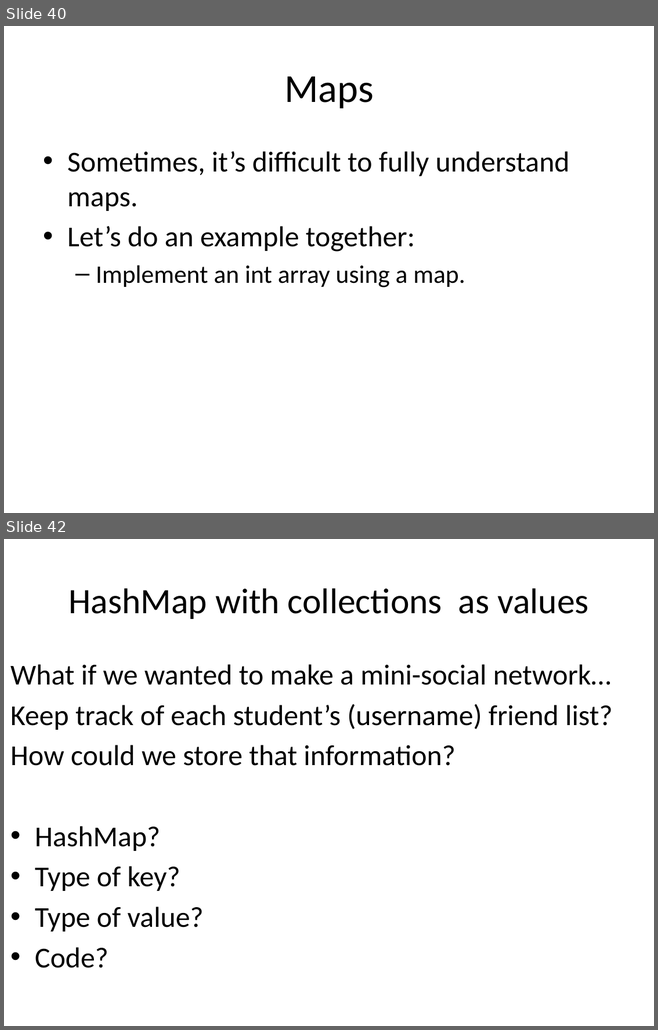
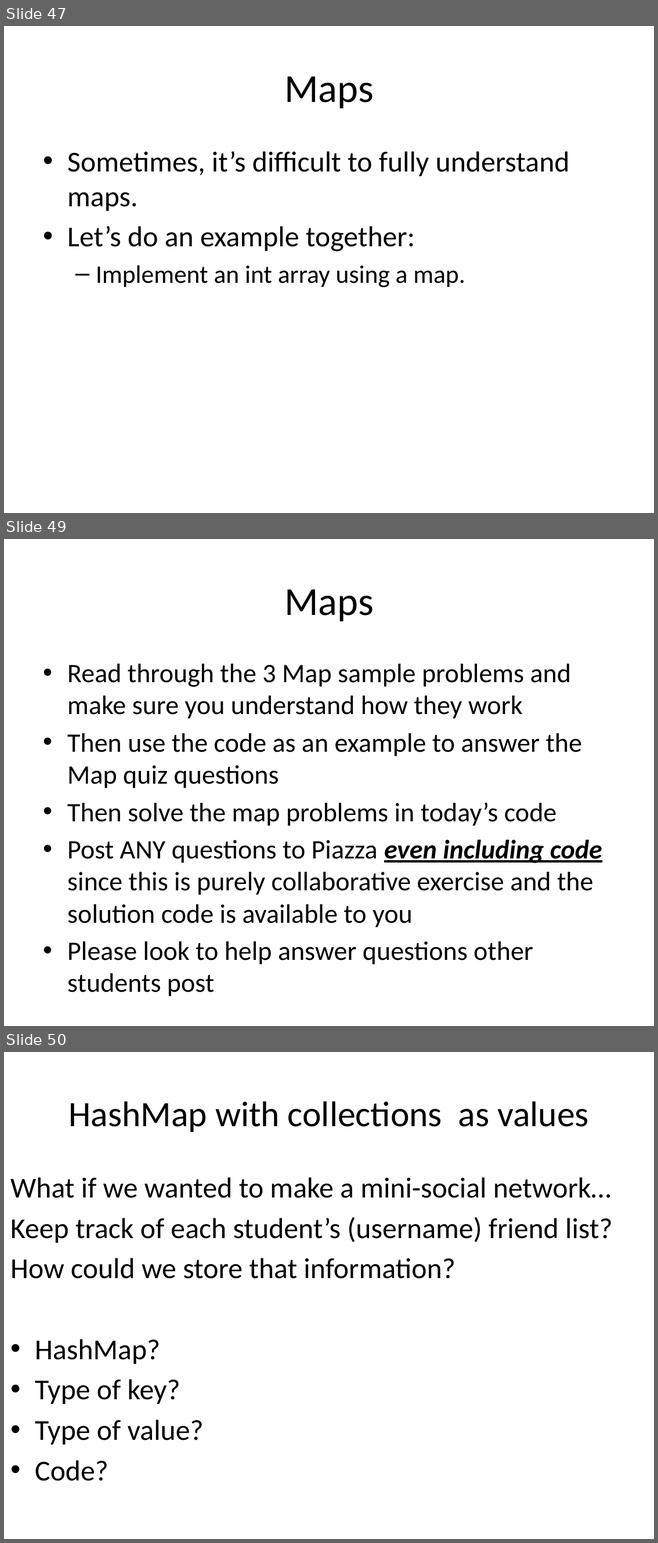
Before and after one commit to RHIT-CSSE/csse220, a slide deck: ClassMaterials/2DArraysAndMaps/Slides/2D Arrays and Maps.pptx. Shown one above the other, each under a label of ours: slides 40 and 42 before the commit, slides 47, 49 and 50 after it; the slides between them are not shown. The pictures are 658x1030 and 658x1543 pixels, drawn with LibreOffice and Linux fonts; fonts in the diff are those of the drawing. Boxes give left, top, right and bottom in pixels: in the first picture for what was removed or moved away, otherwise in the second. Text is boxed around its words. In the diff, an @@ line names an element or a change of style, - is before the commit and + after.

```diff
--- a/ClassMaterials/2DArraysAndMaps/Slides/2D Arrays and Maps.pptx
+++ b/ClassMaterials/2DArraysAndMaps/Slides/2D Arrays and Maps.pptx
@@ slide 49 added at (4, 539, 654, 1026), background #FFFFFF @@
@@ title added at (284, 589, 373, 621), 44 pt, text #000000 @@
+Maps
@@ text added at (67, 664, 602, 965), 29.6 pt, text #000000 @@
+• Read through the 3 Map sample problems and make sure you understand how they work
+• Then use the code as an example to answer the Map quiz questions
+• Then solve the map problems in today’s code
+• Post ANY questions to Piazza even including code since this is purely collaborative exercise and the solution code is available to you
+• Please look to help answer questions other students post
@@ what was slide 40 is now slide 47 @@
@@ what was slide 42 is now slide 50 @@
```
Also in this commit, not shown: 6 slides changed, 9 other slides added, 1 slide removed.
